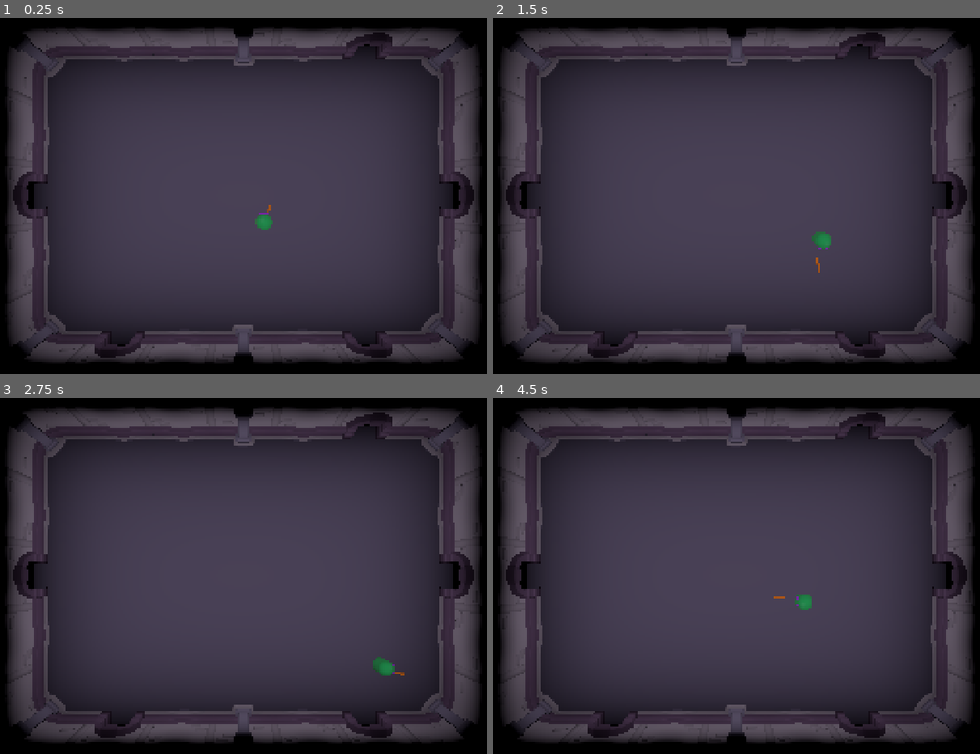
Above: before the commit, frames 1-4 (two rows, left to right).
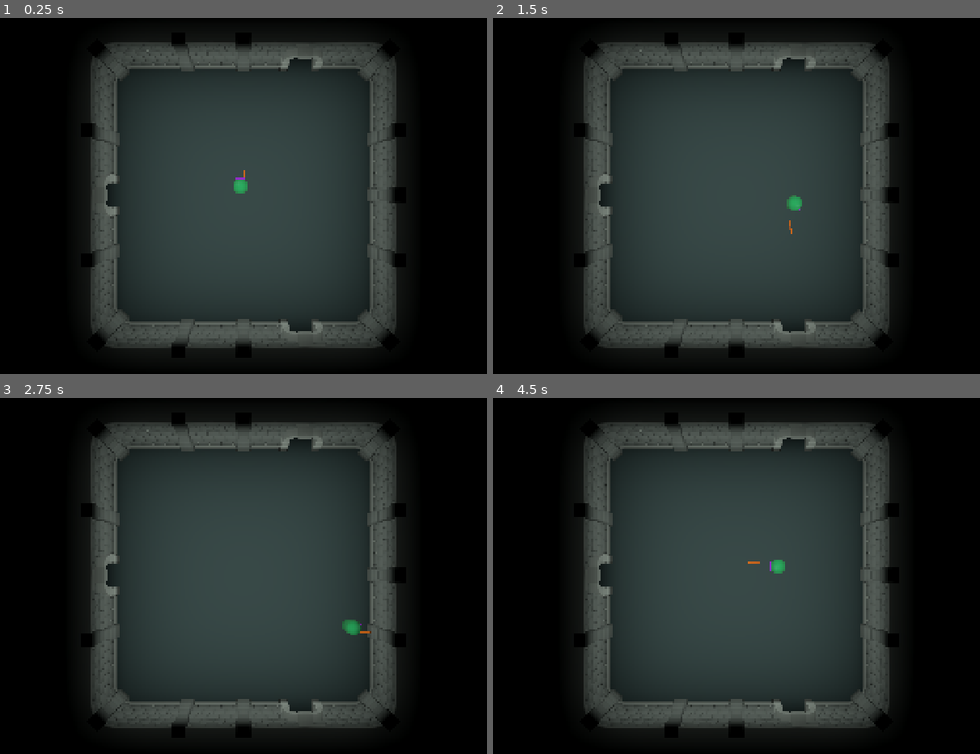
Above: after the commit, the same moments.

Repository: panable/brackeysjam-2026.2
Game: Godot game, scene res://Scenes/RealGame.tscn
Two runs of this game, one before a commit and one after it. Both use one fixed random seed, a clock stepped at 60 frames per second and the inputs below.
Inputs:
- Up to frame 1 (0.25 s): no input
- Up to frame 2 (1.5 s): tap Enter at 0.5 s; hold D (move_right) 0.53-1.28 s; tap Space (attack) at 0.6, 1.35 s; hold S (move_back) from 1.28 s (still down)
- Up to frame 3 (2.75 s): release S (move_back) at 2.03 s; hold D (move_right) from 2.03 s (still down); tap Space (attack) at 2.1 s
- Up to frame 4 (4.5 s): release D (move_right) at 2.78 s; hold W (move_forward) 2.78-3.53 s; tap Space (attack) at 2.85, 3.6, 4.35 s; hold A (move_left) from 3.53 s (still down)

The runs differ from the first frame. In frame 1, 52% of the frame differs, in the area x 1-99%, y 2-97%; in frame 2, 53%; in frame 3, 52%; in frame 4, 52%.

Commit message:
55-56 done, completing 55

Diff:
--- /dev/null
+++ b/Scenes/Dungeons/Dungeon56.tscn
@@ -0,0 +1,47 @@
+[gd_scene format=3 uid="uid://dntnuysc3wn50"]
+
+[ext_resource type="PackedScene" uid="uid://c1aylrnw1jm4c" path="res://Scenes/Dungeons/door_portal.tscn" id="1_fhniu"]
+[ext_resource type="Script" uid="uid://dlwfb4ud68h73" path="res://Scripts/dungeon.gd" id="1_kti6g"]
+[ext_resource type="PackedScene" uid="uid://by30ed0o3m8i4" path="res://Scenes/Rooms/Room56.tscn" id="2_uwu56"]
+
+[node name="Dungeon56" type="Node3D" unique_id=806563156]
+script = ExtResource("1_kti6g")
+
+[node name="Camera3D" type="Camera3D" parent="." unique_id=1917585380]
+transform = Transform3D(1, 0, 0, 0, -4.371139e-08, 1, 0, -1, -4.371139e-08, -1.1920929e-07, 28.145, 0.008392632)
+fov = 50.0
+
+[node name="Doorways" type="Node" parent="." unique_id=2093510554]
+
+[node name="Entrances" type="Node" parent="Doorways" unique_id=1810897830]
+
+[node name="West" parent="Doorways/Entrances" unique_id=1632056013 instance=ExtResource("1_fhniu")]
+transform = Transform3D(1, 0, -1.7484555e-07, 0, 1, 0, 1.7484555e-07, 0, 1, -9.799999, 0.8, -1.8477637e-07)
+destination_room = "uid://bydx8jp6dlwy6"
+destination_entrace = "East"
+
+[node name="North" parent="Doorways/Entrances" unique_id=505111936 instance=ExtResource("1_fhniu")]
+transform = Transform3D(-2.0861626e-07, 0, -0.99999994, 0, 1, 0, 0.99999994, 0, -2.0861626e-07, 4.0200014, 0.8, -9.950001)
+destination_room = "res://Scenes/Dungeons/Dungeon57.tscn"
+destination_entrace = "South"
+
+[node name="South" parent="Doorways/Entrances" unique_id=891237568 instance=ExtResource("1_fhniu")]
+transform = Transform3D(2.96039e-07, 0, 0.9999999, 0, 1, 0, -0.9999999, 0, 2.96039e-07, 4.0200005, 0.8, 9.95)
+destination_room = "res://Scenes/Dungeons/Dungeon64.tscn"
+destination_entrace = "North"
+
+[node name="Exits" type="Node" parent="Doorways" unique_id=40445479]
+
+[node name="West" type="Marker3D" parent="Doorways/Exits" unique_id=229831411]
+transform = Transform3D(1, 0, -1.7484555e-07, 0, 1, 0, 1.7484555e-07, 0, 1, -8.299999, 0.8, -5.364221e-08)
+gizmo_extents = 0.26
+
+[node name="North" type="Marker3D" parent="Doorways/Exits" unique_id=223323174]
+transform = Transform3D(-2.0861626e-07, 0, -0.99999994, 0, 1, 0, 0.99999994, 0, -2.0861626e-07, 4.0200005, 0.8, -8.450001)
+gizmo_extents = 0.26
+
+[node name="South" type="Marker3D" parent="Doorways/Exits" unique_id=370299904]
+transform = Transform3D(2.96039e-07, 0, 0.9999999, 0, 1, 0, -0.9999999, 0, 2.96039e-07, 4.0200014, 0.8, 8.45)
+gizmo_extents = 0.26
+
+[node name="Room1" parent="." unique_id=20324241 instance=ExtResource("2_uwu56")]
--- a/Scenes/RealGame.tscn
+++ b/Scenes/RealGame.tscn
@@ -2,7 +2,7 @@
 
 [ext_resource type="Script" uid="uid://c6rlwo0ec1bf1" path="res://Scenes/world_manager.gd" id="1_mub7f"]
 [ext_resource type="PackedScene" uid="uid://6vac72p2c7e1" path="res://playa.tscn" id="2_i0vv1"]
-[ext_resource type="PackedScene" uid="uid://jy0at7m07voj" path="res://Scenes/Dungeons/Dungeon28.tscn" id="3_mub7f"]
+[ext_resource type="PackedScene" uid="uid://dntnuysc3wn50" path="res://Scenes/Dungeons/Dungeon56.tscn" id="3_mub7f"]
 
 [sub_resource type="Environment" id="Environment_t1osg"]
 background_mode = 1
@@ -19,12 +19,12 @@
 
 [node name="WorldManager" type="Node" parent="." unique_id=311855638 node_paths=PackedStringArray("current_dungeon")]
 script = ExtResource("1_mub7f")
-current_dungeon = NodePath("../Dungeon28")
+current_dungeon = NodePath("../Dungeon56")
 
 [node name="WorldEnvironment" type="WorldEnvironment" parent="." unique_id=444365118]
 environment = SubResource("Environment_t1osg")
 
 [node name="playa" parent="." unique_id=990109964 instance=ExtResource("2_i0vv1")]
-transform = Transform3D(1, 0, 0, 0, 1, 0, 0, 0, 1, 1.3, 1.3000001, -6.3)
+transform = Transform3D(1, 0, 0, 0, 1, 0, 0, 0, 1, -0.20000005, 1.3000001, -0.5999999)
 
-[node name="Dungeon28" parent="." unique_id=687336617 instance=ExtResource("3_mub7f")]
+[node name="Dungeon56" parent="." unique_id=806563156 instance=ExtResource("3_mub7f")]
